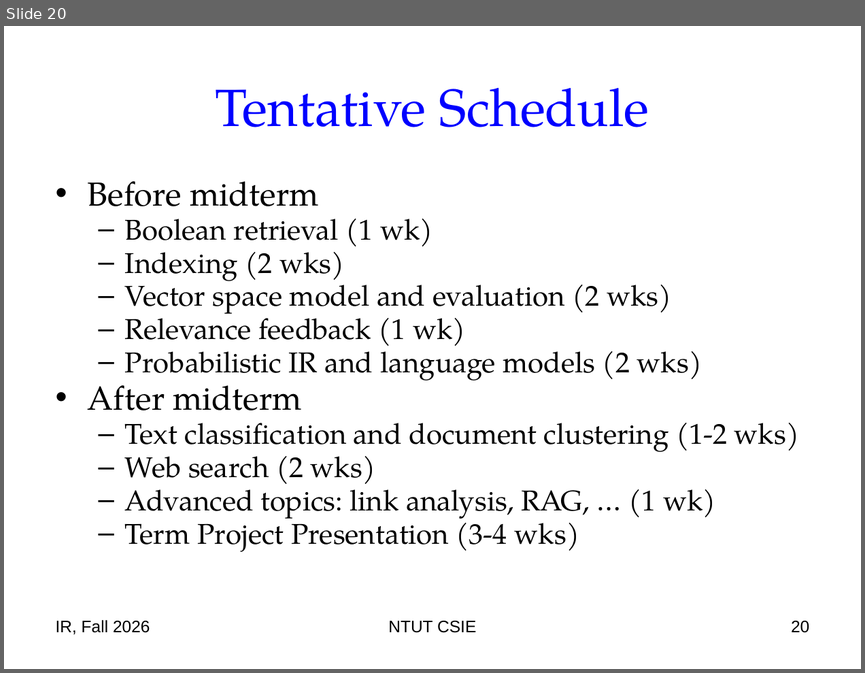
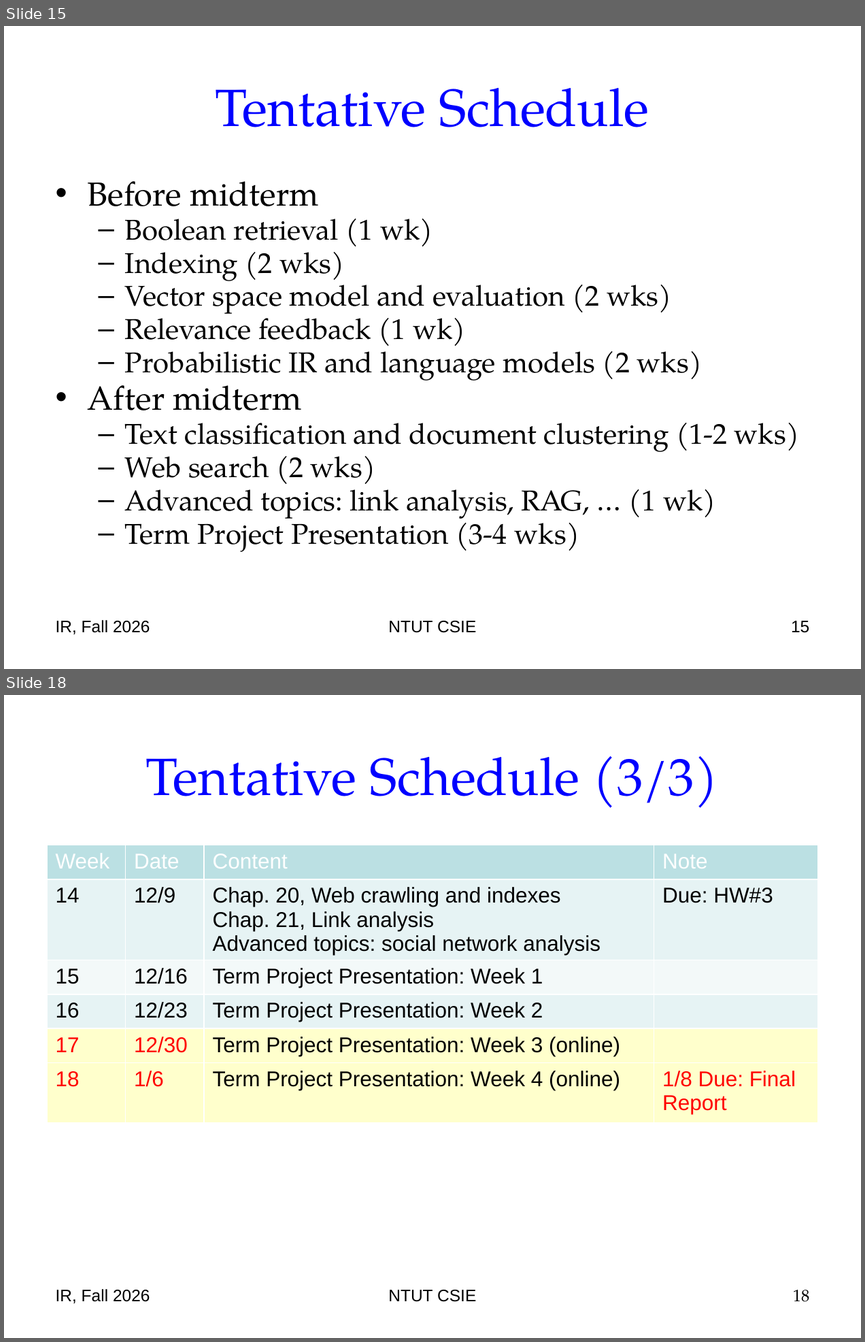
Before and after one commit to chriswjh/chriswjh.github.io, a slide deck: IR/00-intro.pptx. Shown one above the other, each under a label of ours: slide 20 before the commit, slides 15 and 18 after it; the slides between them are not shown. The pictures are 865x673 and 865x1342 pixels, drawn with LibreOffice and Linux fonts; fonts in the diff are those of the drawing. Boxes give left, top, right and bottom in pixels: in the first picture for what was removed or moved away, otherwise in the second. Text is boxed around its words. In the diff, an @@ line names an element or a change of style, - is before the commit and + after.

```diff
--- a/IR/00-intro.pptx
+++ b/IR/00-intro.pptx
@@ slide 18 added at (x1=4, y1=695, x2=861, y2=1338), background #FFFFFF @@
@@ title added at (x1=146, y1=756, x2=719, y2=808), 44 pt, text #0000FF @@
+Tentative Schedule (3/3)
@@ table added at (x1=47, y1=845, x2=819, y2=1127), 6 rows, 4 columns @@
+Week | Date | Content | Note
+14 | 12/9 | Chap. 20, Web crawling and indexes / Chap. 21, Link analysis / Advanced topics: social network analysis | Due: HW#3
+15 | 12/16 | Term Project Presentation: Week 1 | 
+16 | 12/23 | Term Project Presentation: Week 2 | 
+17 | 12/30 | Term Project Presentation: Week 3 (online) | 
+18 | 1/6 | Term Project Presentation: Week 4 (online) | 1/8 Due: Final Report
@@ text added at (x1=56, y1=1289, x2=150, y2=1303), 14 pt, text #000000 @@
+IR, Fall 2026
@@ text added at (x1=388, y1=1289, x2=476, y2=1302), 14 pt, text #000000 @@
+NTUT CSIE
@@ page number added at (x1=793, y1=1289, x2=810, y2=1302), 14 pt, text #000000 @@
+18
@@ what was slide 20 is now slide 15 @@
@@ page number at (x1=791, y1=620, x2=809, y2=633): text changed @@
-20
+15
```
Also in this commit, not shown: 5 slides changed, 5 other slides added, 2 other files.
